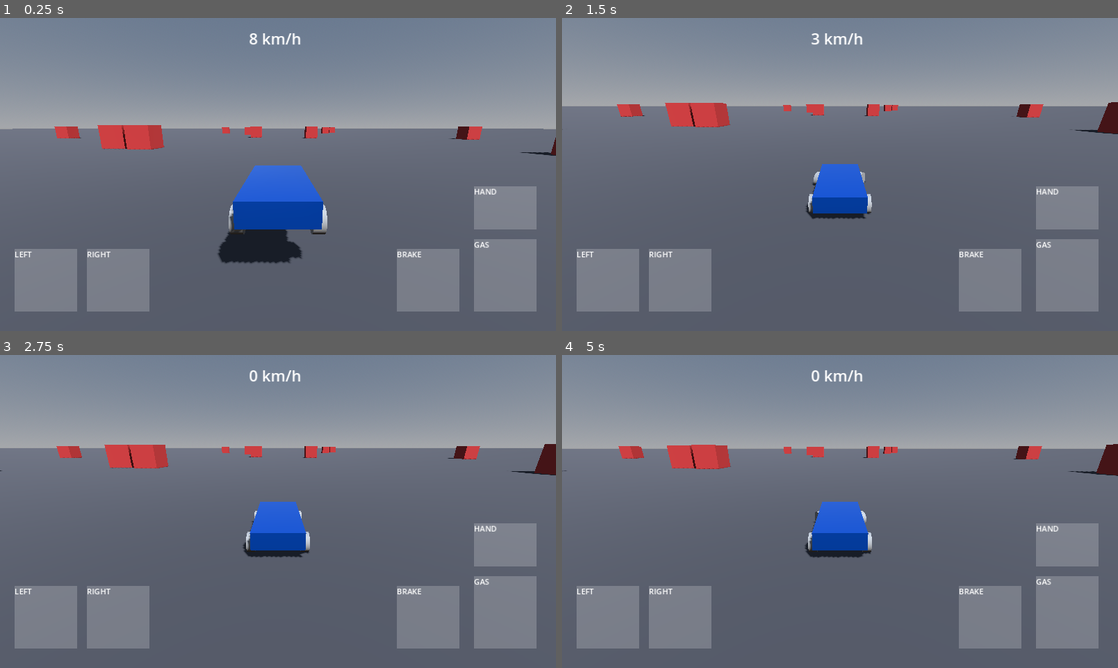
Above: before the commit, frames 1-4 (two rows, left to right).
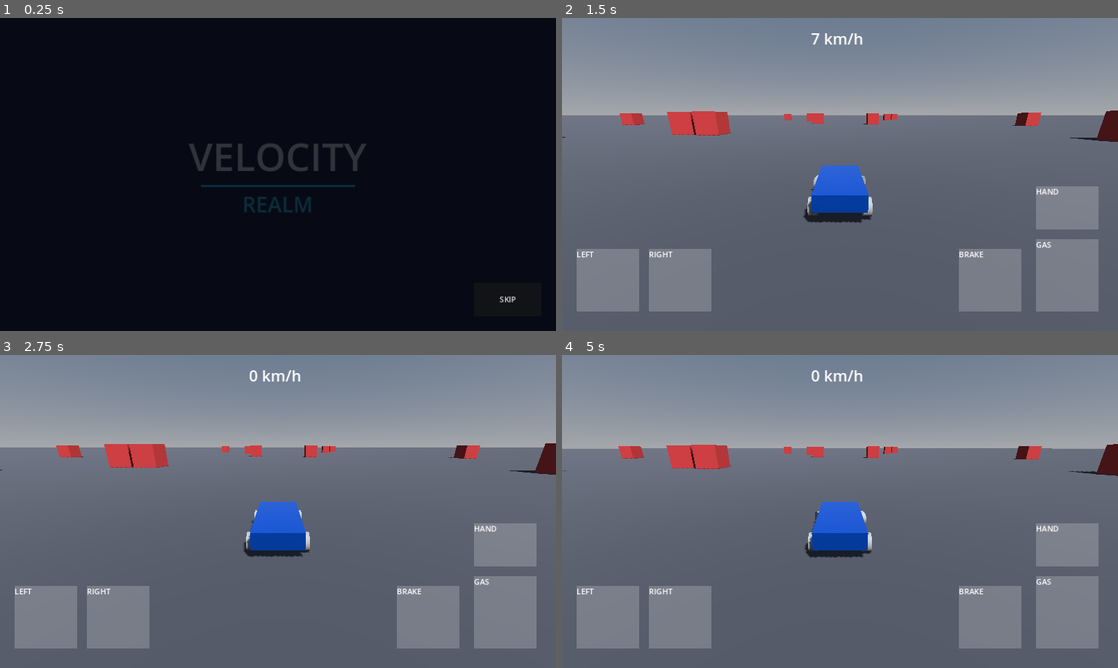
Above: after the commit, the same moments.

Repository: 999instaddr-beep/velocity-realm
Game: Godot game, scene res://intro.tscn
Two runs of this game, one before a commit and one after it. Both use one fixed random seed, a clock stepped at 60 frames per second and the inputs below. Before the commit the project starts from res://main.tscn.
Inputs (mouse positions are in pixels of both pictures, inside the frame that each line leads up to):
- Up to frame 1 (0.25 s): no input
- Up to frame 2 (1.5 s): click (1067, 299) at 0.5 s, where only the run after the commit has a clickable "SKIP"; move the mouse to (962, 158) at 1.27 s; hold Right (ui_right) from 1.28 s (still down); click (962, 158) at 1.42 s
- Up to frame 3 (2.75 s): release Right (ui_right) at 2 s; drag from (166, 527) to (250, 574) at 2.02 s
- Up to frame 4 (5 s): move the mouse to (895, 442) at 2.77 s; hold Right (ui_right) 2.78-3.5 s; drag from (812, 574) to (673, 464) at 3.52 s; tap Enter at 4.25 s; move the mouse to (1006, 558) at 4.27 s; hold Left (ui_left) from 4.28 s (still down)

The runs differ from the first frame. In frame 1, 99% of the frame differs, in the area x 0-100%, y 0-100%; in frame 2, 4.3%; in frame 3, 0.4%; in frame 4, 0.2%.

Commit message:
Update project.godot

Diff:
--- a/project.godot
+++ b/project.godot
@@ -2,8 +2,9 @@
 
 [application]
 config/name="VELOCITY REALM"
-run/main_scene="res://main.tscn"
+run/main_scene="res://intro.tscn"
 config/features=PackedStringArray("4.3", "Mobile")
+config/icon="res://icon.png"
 
 [display]
 window/handheld/orientation=0
